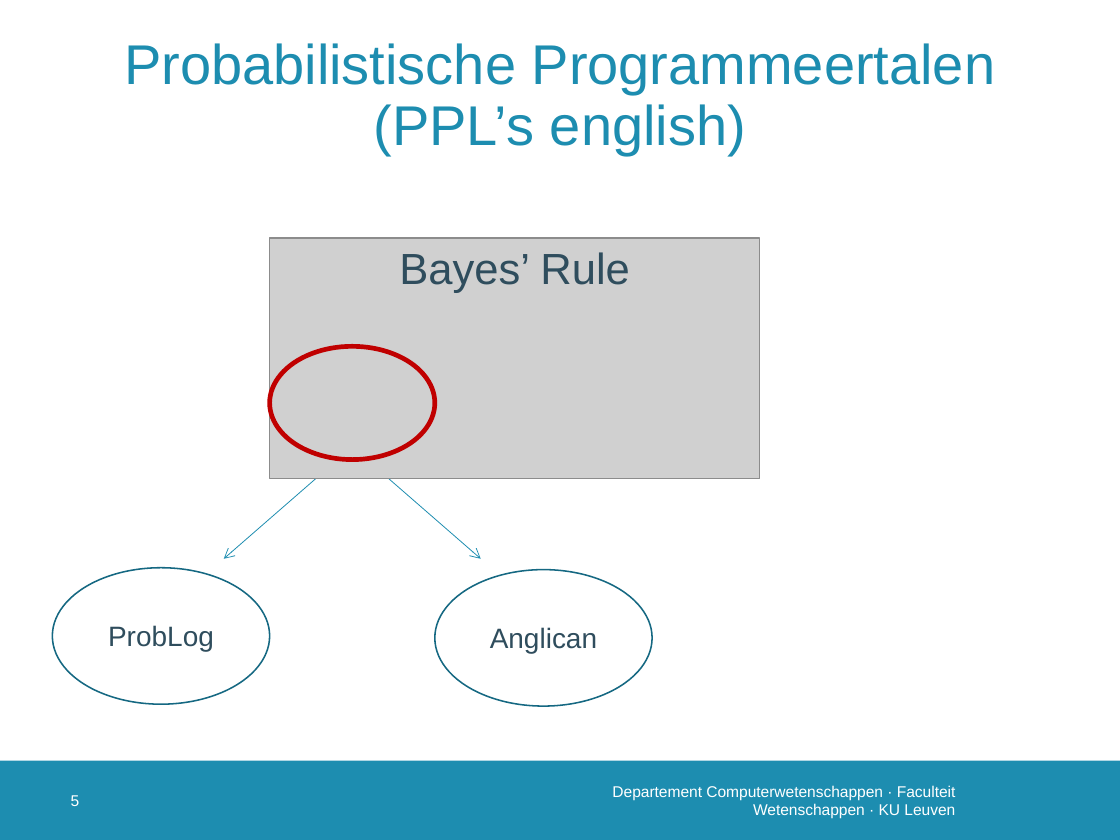
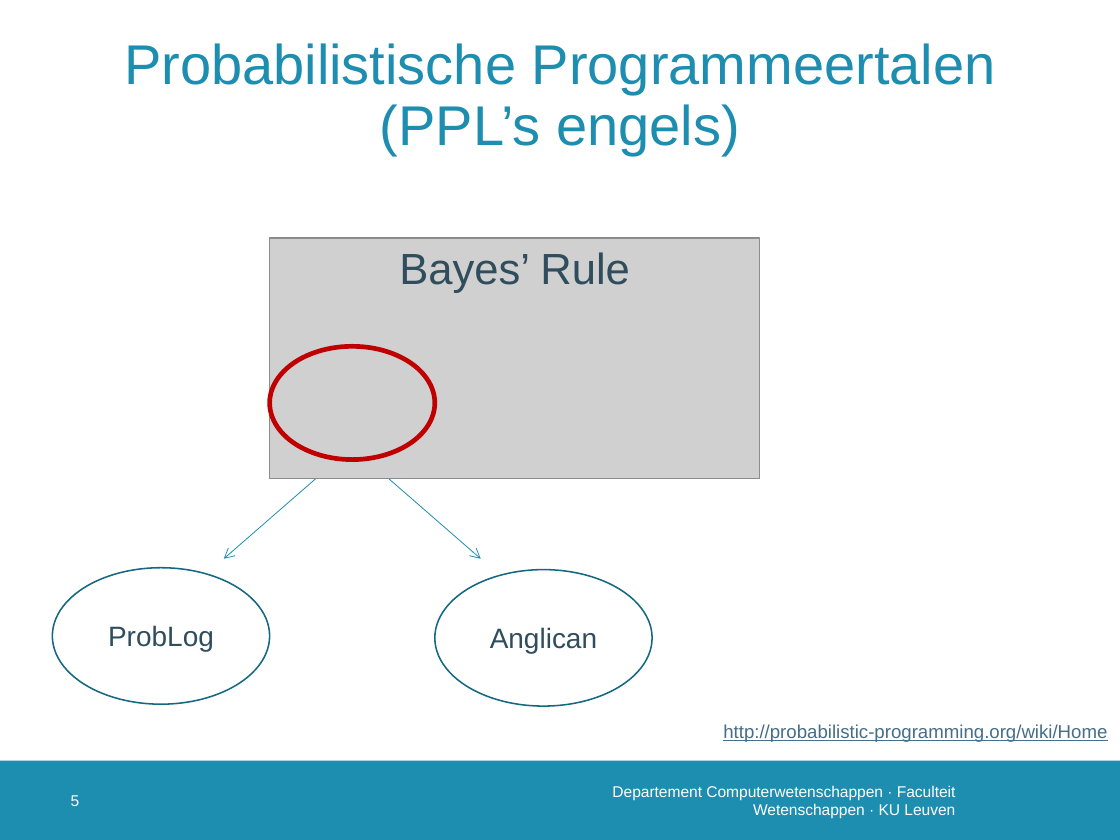
Before and after one commit to susverwimp/T208-Probabilistic-Programming-A-Case-Study, a slide deck: slide 6 of thesis/presentations/2 second/second.pptx. Drawn at 1120x840 pixels with LibreOffice and Linux fonts; fonts in the diff are those of the drawing; grey boxes stand for pictures; background and template pictures are left out. Boxes give left, top, right and bottom in pixels: in the first picture for what was removed or moved away, otherwise in the second. Text is boxed around its words. In the diff, an @@ line names an element or a change of style, - is before the commit and + after.

```diff
--- a/thesis/presentations/2 second/second.pptx
+++ b/thesis/presentations/2 second/second.pptx
@@ title at (124, 43, 996, 155): text changed @@
-Probabilistische Programmeertalen
-(PPL’s english)
+Probabilistische Programmeertalen
+(PPL’s engels)
@@ text added at (723, 724, 1107, 742), 12 pt, text #466E87, underline @@
+http://probabilistic-programming.org/wiki/Home
```
Also in this commit, not shown: 5 other slides changed, 20 slides added, 17 other files.
